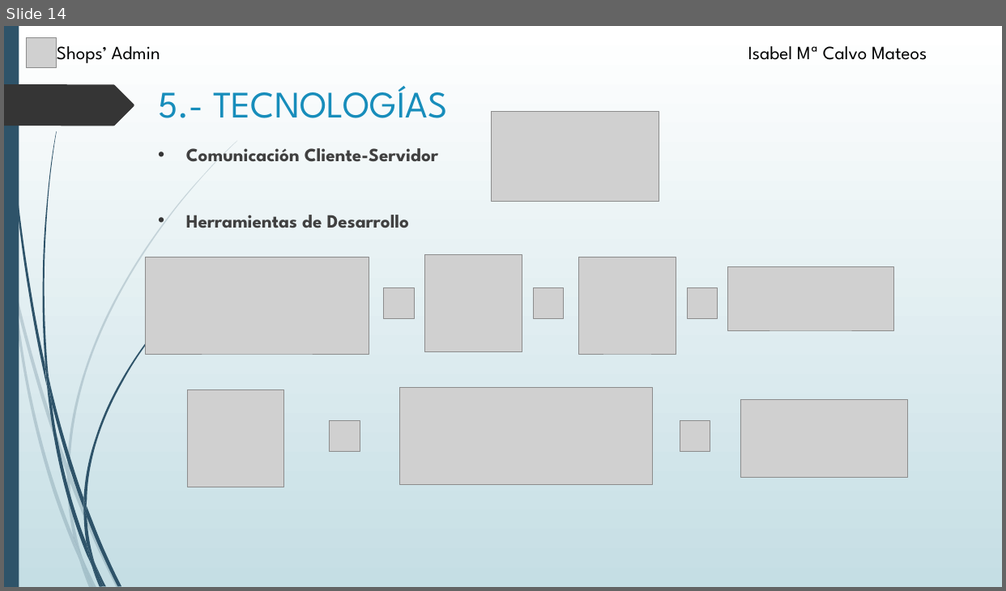
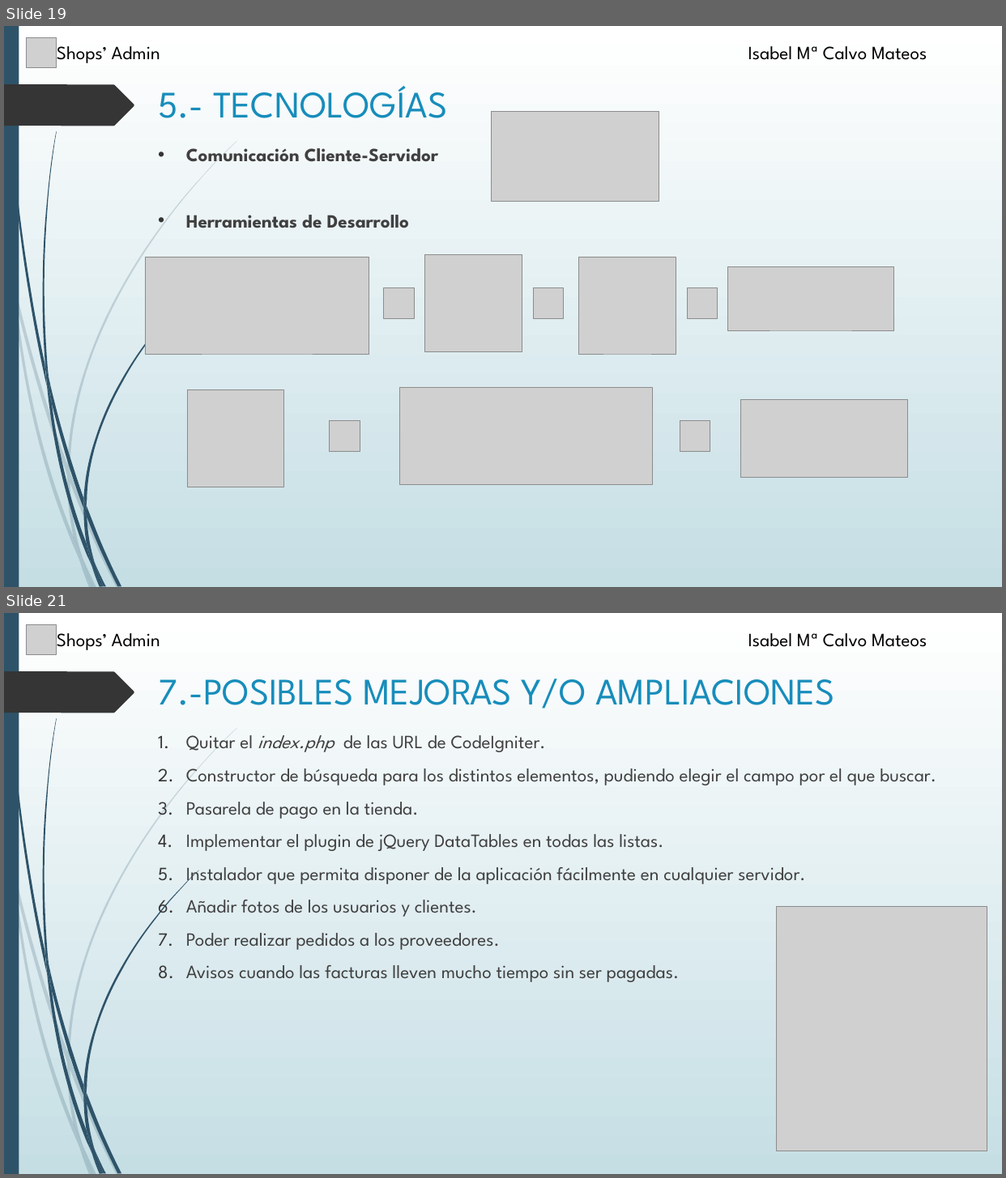
Before and after one commit to isacm94/Proyecto, a slide deck: Alumno/Presentación/Presentación.pptx. Shown one above the other, each under a label of ours: slide 14 before the commit, slides 19 and 21 after it; the slides between them are not shown. The pictures are 1006x591 and 1006x1178 pixels, drawn with LibreOffice and Linux fonts; fonts in the diff are those of the drawing; grey boxes stand for pictures. Boxes give left, top, right and bottom in pixels: in the first picture for what was removed or moved away, otherwise in the second. Text is boxed around its words. In the diff, an @@ line names an element or a change of style, - is before the commit and + after.

```diff
--- a/Alumno/Presentación/Presentación.pptx
+++ b/Alumno/Presentación/Presentación.pptx
@@ slide 21 added at [4,613,1002,1174], background gradient #FFFFFF to #C5DEE5; not listed: 24 template elements that a slide beside it also shows @@
@@ picture added at [27,624,57,654] @@
@@ text added at [57,633,160,650], 18 pt, text #000000 @@
+Shops’ Admin
@@ text added at [748,633,927,647], 18 pt, text #000000 @@
+Isabel Mª Calvo Mateos
@@ title added at [158,679,835,709], 36 pt, text #178DBB @@
+7.-POSIBLES MEJORAS Y/O AMPLIACIONES
@@ text added at [186,735,936,982], 18 pt, text #404040 @@
+1. Quitar el index.php de las URL de CodeIgniter.
+2. Constructor de búsqueda para los distintos elementos, pudiendo elegir el campo por el que buscar.
+3. Pasarela de pago en la tienda.
+4. Implementar el plugin de jQuery DataTables en todas las listas.
+5. Instalador que permita disponer de la aplicación fácilmente en cualquier servidor.
+6. Añadir fotos de los usuarios y clientes.
+7. Poder realizar pedidos a los proveedores.
+8. Avisos cuando las facturas lleven mucho tiempo sin ser pagadas.
@@ picture added at [777,906,987,1152] @@
@@ what was slide 14 is now slide 19 @@
```
Also in this commit, not shown: 2 slides changed, 7 other slides added, 43 other files.
